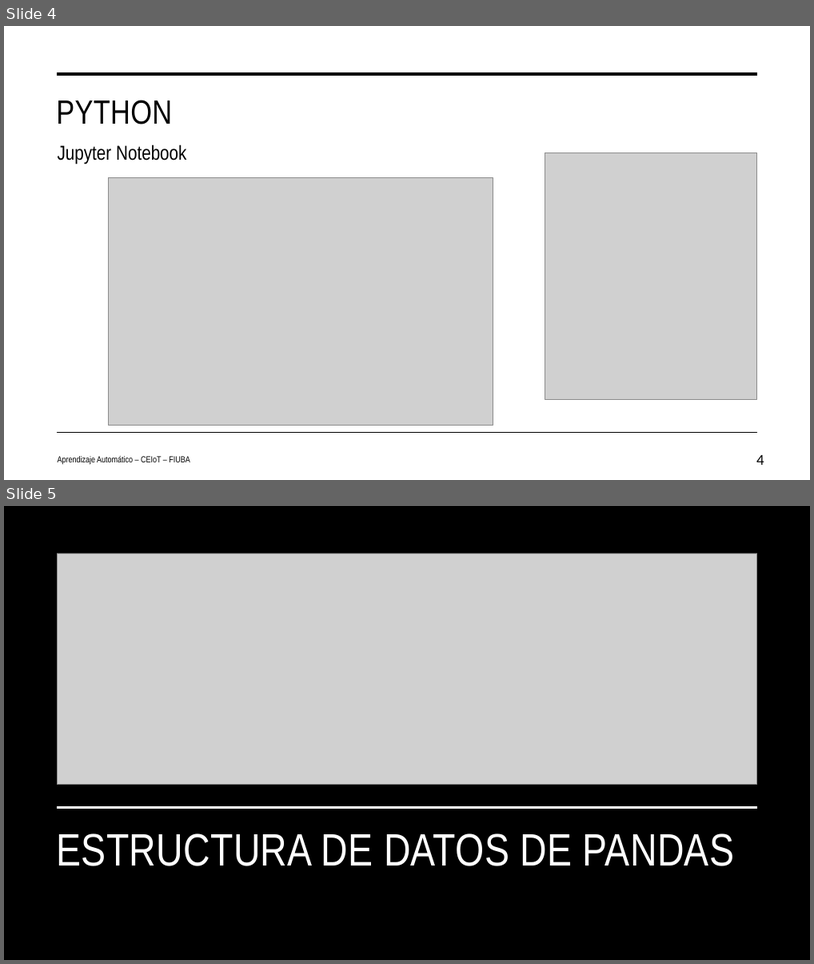
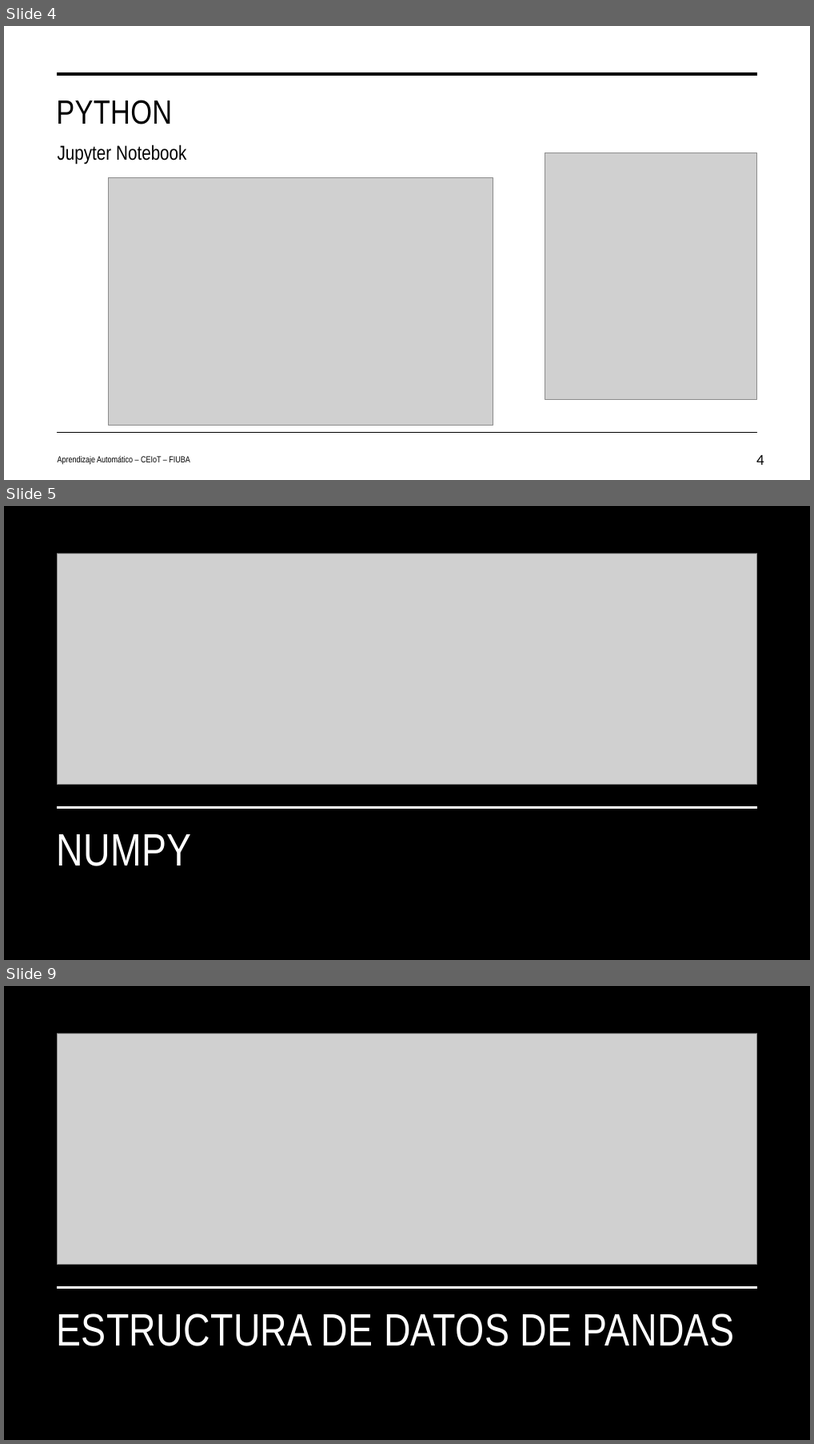
Before and after one commit to facundolucianna/Apre_Aut_CEIoT, a slide deck: clase3/teoria/clase3.pptx. Shown one above the other, each under a label of ours: slides 4 and 5 before the commit, slides 4, 5 and 9 after it; the slides between them are not shown. The pictures are 814x964 and 814x1444 pixels, drawn with LibreOffice and Linux fonts; fonts in the diff are those of the drawing; grey boxes stand for pictures. Boxes give left, top, right and bottom in pixels: in the first picture for what was removed or moved away, otherwise in the second. Text is boxed around its words. In the diff, an @@ line names an element or a change of style, - is before the commit and + after.

```diff
--- a/clase3/teoria/clase3.pptx
+++ b/clase3/teoria/clase3.pptx
@@ slide 5 added at bbox=[4, 506, 810, 960], background #FFFFFF @@
@@ rectangle added at bbox=[4, 506, 810, 960], fill #000000 @@
@@ picture added at bbox=[58, 553, 758, 784] @@
@@ line added from (58, 808) to (758, 808), #FFFFFF 3.5 pt @@
@@ title added at bbox=[57, 834, 192, 866], 54 pt, text #FFFFFF @@
+NUMPY
@@ what was slide 5 is now slide 9 @@
```
Also in this commit, not shown: 1 slide changed, 3 other slides added, 12 other files.
